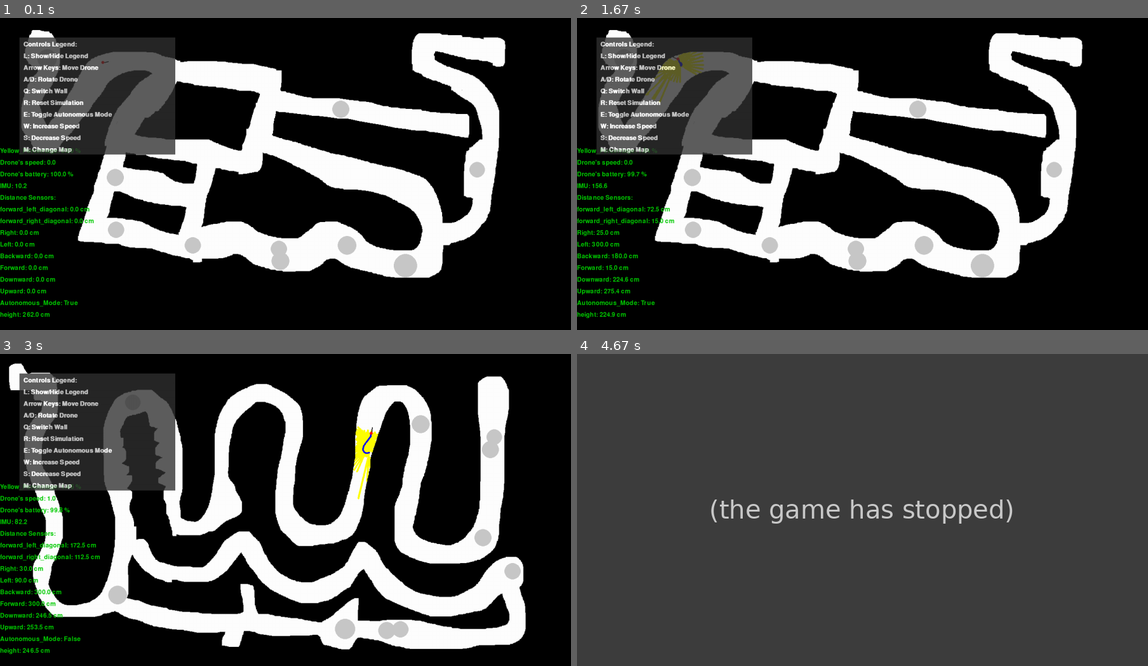
Above: before the commit, frames 1-4 (two rows, left to right).
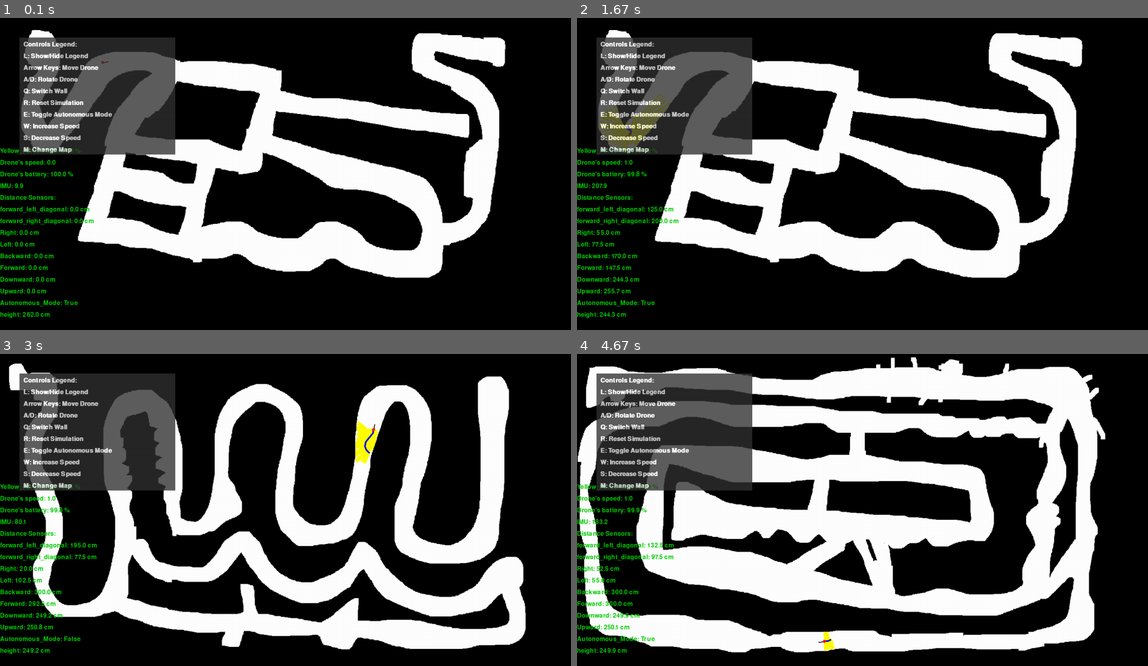
Above: after the commit, the same moments.

Repository: Raz-Saad/Autonomous_Robotics_Final_Project
Game: pygame game, started from src/Main_Pygame.py
The game is run twice, just before and just after one commit, with the same random seed, the same clock (stepped at 60 frames per second) and the same inputs.
Inputs:
- Up to frame 1 (0.1 s): no input
- Up to frame 2 (1.67 s): tap H at 0.33 s; hold Right 0.67-1.13 s; tap S at 1.17 s; hold Up from 1.5 s (still down)
- Up to frame 3 (3 s): release Up at 1.8 s; tap one key every 0.33 s from 1.83 s: M D E A
- Up to frame 4 (4.67 s): tap E at 3.17 s; hold Right 3.5-3.97 s; tap H at 4 s; tap M at 4.33 s

The runs differ from the first frame. In frame 1, 1.3% of the frame differs, in the area x 2-85%, y 26-84%; in frame 2, 2.9%; in frame 3, 1.7%; in frame 4, 95%, in the area x 0-100%, y 0-100%.
Error before the commit: IndexError: list index out of range (Drone.py line 336); the game stopped at 4.33 s (later frames are placeholders)

Commit message:
returning home algo - need to add battery reloading and continiue search

Diff:
--- a/src/Drone.py
+++ b/src/Drone.py
@@ -6,6 +6,7 @@
 from OpticalFlow import OpticalFlow
 from PIDController import PIDController
 import time
+
 
 class Drone:
     def __init__(self):
@@ -26,7 +27,7 @@
         self.desired_floor_distance = 100 # 100 px * 2.5 = 2.5 meters
 
         self.orientation_sensor = IMU() #the drone's angle, the drone is looking rightward, beginning at 0
-        self.pid_controller = PIDController(0.068, 0.0001, 0.04, 5) #PIDController(0.068, 0, 0.04, 5)
+        self.pid_controller = PIDController(0.066, 0, 0.04, 5) #PIDController(0.068, 0, 0.04, 5)
         self.forward_pid_controller = PIDController(1.6,0, 0.03, 5)
         self.narrow_pid_controller = PIDController(0.03,0, 0.03, 5)
 
@@ -222,7 +223,7 @@
 
 
 
-    def update_position_by_algorithm(self, drone_pos, dt,map_matrix, drone_radius):
+    def update_position_by_algorithm(self, drone_pos, dt,map_matrix, drone_radius, screen,drone_positions):
 
         self.change_z_level_by_pid(dt)
 
@@ -234,8 +235,8 @@
         #checking if in returing home mode is activated
         if self.returning_to_start:
             # Get the next position on the return trail
-            # new_pos = self.get_next_position_for_trailback()
-            new_pos = self.get_next_position_from_returning_home_algo(map_matrix,drone_pos, drone_radius)
+            # new_pos = self.get_next_position_for_trailback() # naive first version of returning home
+            new_pos = self.get_next_position_from_returning_home_algo(map_matrix,drone_pos, drone_radius, screen,drone_positions)
 
         else:
             # checking if the drone can fly
@@ -276,9 +277,10 @@
 
         # to make the drone be able to find all points of trail which are at line of sight:
 
-    # TODO: maor - make it not get points that will make the drone clash on a wall:
-    def is_line_of_sight_clear(self, start, end, map_matrix, drone_radius):
-        drone_radius *=1
+    # TODO: maor - remove screen and drone positions from the params of the func + all calling funcs
+    def is_line_of_sight_clear(self, start, end, map_matrix, drone_radius, screen, drone_positions):
+
+        drone_radius *= 2 # it makes sure it doesnt get points that will make the drone clash on a wall
         def bresenham_line(x0, y0, x1, y1):
             """Bresenham's Line Algorithm"""
             points = []
@@ -314,28 +316,54 @@
         if not is_clear_path(main_path):
             return False
 
+        # Calculate the offsets perpendicular to the line
+        dx = end[0] - start[0]
+        dy = end[1] - start[1]
+        length = math.sqrt(dx ** 2 + dy ** 2)
+        dx /= length +1
+        dy /= length +1
+
+        # Perpendicular offsets
+        offset_x = -dy * drone_radius
+        offset_y = dx * drone_radius
+
         # Right offset
-        right_offset_start = (start[0] + drone_radius, start[1])
-        right_offset_end = (end[0] + drone_radius, end[1])
+        right_offset_start = (start[0] + offset_x, start[1] + offset_y)
+        right_offset_end = (end[0] + offset_x, end[1] + offset_y)
         right_path = bresenham_line(int(right_offset_start[0]), int(right_offset_start[1]), int(right_offset_end[0]),
                                     int(right_offset_end[1]))
         if not is_clear_path(right_path):
             return False
 
         # Left offset
-        left_offset_start = (start[0] - drone_radius, start[1])
-        left_offset_end = (end[0] - drone_radius, end[1])
+        left_offset_start = (start[0] - offset_x, start[1] - offset_y)
+        left_offset_end = (end[0] - offset_x, end[1] - offset_y)
         left_path = bresenham_line(int(left_offset_start[0]), int(left_offset_start[1]), int(left_offset_end[0]),
                                    int(left_offset_end[1]))
         if not is_clear_path(left_path):
             return False
 
+        # # Collect positions for visualization or other purposes
+        # for pos in left_path:
+        #     drone_positions.append(pos)  # Add position to the trail
+        # for pos in right_path:
+        #     drone_positions.append(pos)  # Add position to the trail
+        # for pos in main_path:
+        #     drone_positions.append(pos)  # Add position to the trail
+
         return True
 
-    def get_next_position_from_returning_home_algo(self, map_matrix, drone_pos, drone_radius):
-        if drone_pos[0] == self.trail[0][0] and drone_pos[1] == self.trail[0][1]:
+
+
+    def get_next_position_from_returning_home_algo(self, map_matrix, drone_pos, drone_radius, screen,drone_positions):
+
+        # TODO: maor - the drone not always understand that it reached the start, make it with an area
+        allowed_field_error = 10
+        if (abs(drone_pos[0] - self.trail[0][0]) <= allowed_field_error
+                and abs(drone_pos[1] - self.trail[0][1]) <= allowed_field_error):
             print("reached the start")
             self.returning_to_start = False
+            self.return_home_path.clear()
             return drone_pos
 
         if self.return_home_path:
@@ -349,7 +377,7 @@
         for idx, point in enumerate(self.trail):
             distance = math.sqrt((current_position[0] - point[0]) ** 2 + (current_position[1] - point[1]) ** 2)
             if distance <= self.leftward_distance_sensor.max_range * 2:
-                if self.is_line_of_sight_clear(current_position, point, map_matrix, drone_radius):
+                if self.is_line_of_sight_clear(current_position, point, map_matrix, drone_radius, screen,drone_positions):
                     trail_points_within_radius.append((idx, point))
 
         if not trail_points_within_radius:
@@ -369,8 +397,8 @@
         #print(path)
         self.return_home_path.extend(path)  # Append all points from the path to return_home_path
         #print("reached post extending")
-        self.update_angle_to_next_position_for_trailback(self.return_home_path[0])
         next_position = self.return_home_path.pop(0)
+        self.update_angle_by_position(drone_pos,path[-1])
         return next_position
 
     def get_path_from_current_to_desired(self, current_pos, desired_pos):
@@ -399,12 +427,12 @@
         sy = 1 if y1 < y2 else -1
         err = dx - dy
 
-        take_flag = True
+        #take_flag = True
         while (x1, y1) != (x2, y2):
 
-            if take_flag:
-                path.append((x1, y1))
-            take_flag = not take_flag
+            #if take_flag:
+            path.append((x1, y1))
+            #take_flag = not take_flag
 
             e2 = err * 2
             if e2 > -dy:
@@ -452,6 +480,17 @@
 
         # Update the drone's angle to face the next position
         self.orientation_sensor.update_orientation(angle_to_next_position)
+        print("orientation: ",self.orientation_sensor.drone_orientation)
+
+    def update_angle_by_position(self, current_position, next_position):
+        # Calculate the angle needed to face the next position
+        dx = next_position[0] - current_position[0]
+        dy = next_position[1] - current_position[1]
+        angle_to_next_position = math.degrees(math.atan2(dy, dx))
+
+        # Update the drone's angle to face the next position
+        self.orientation_sensor.update_orientation(angle_to_next_position)
+        print("orientation: ",self.orientation_sensor.drone_orientation)
 
     def is_in_trail_environment(self, point, radius = 0.5):
         for trail_point in self.trail:
--- a/src/Main_Pygame.py
+++ b/src/Main_Pygame.py
@@ -58,7 +58,7 @@
 
         self.respawn_drone()
 
-        self.amount_of_obstacles_to_spawn = 10
+        self.amount_of_obstacles_to_spawn = 0
         self.spawn_obstacles(self.amount_of_obstacles_to_spawn)  # Spawn 10 obstacles
 
         self.clock = pygame.time.Clock()
@@ -274,6 +274,7 @@
         self.screen.blit(self.detected_surface, (0, 0))
 
     def reset_simulation(self):
+        self.drone.returning_to_start = False
         self.detected_pixels.clear()  # Clear detected points
         self.respawn_drone()  # Respawn the drone
         self.drone_positions.clear()  # Clear trail
@@ -458,7 +459,7 @@
                     self.drone_pos,
                     dt,
                     self.map_matrix,
-                    self.drone_radius)
+                    self.drone_radius, self.screen,self.drone_positions)
             else:
                 self.move_drone_by_direction()
             #checking if the drone crashing into the wall or not
